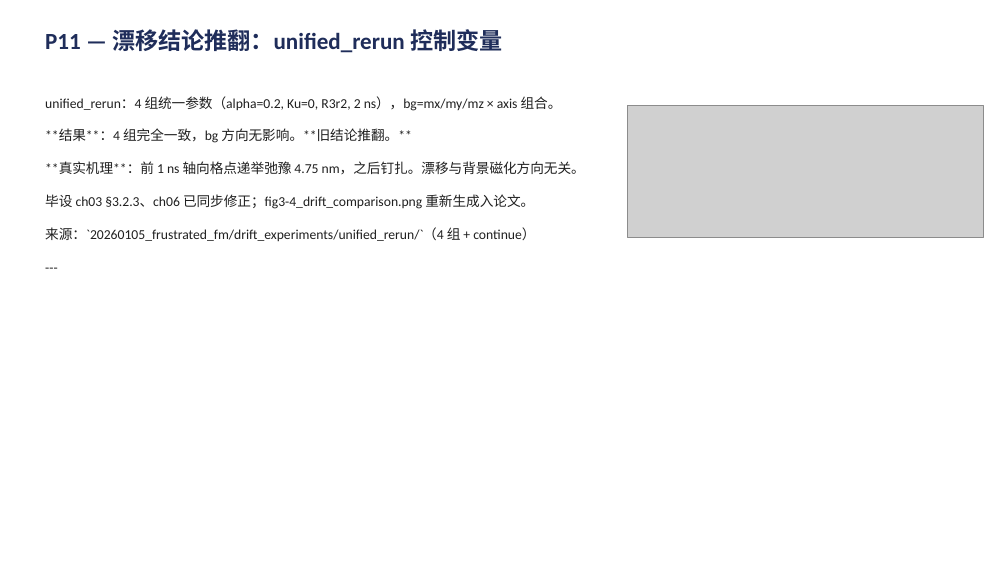
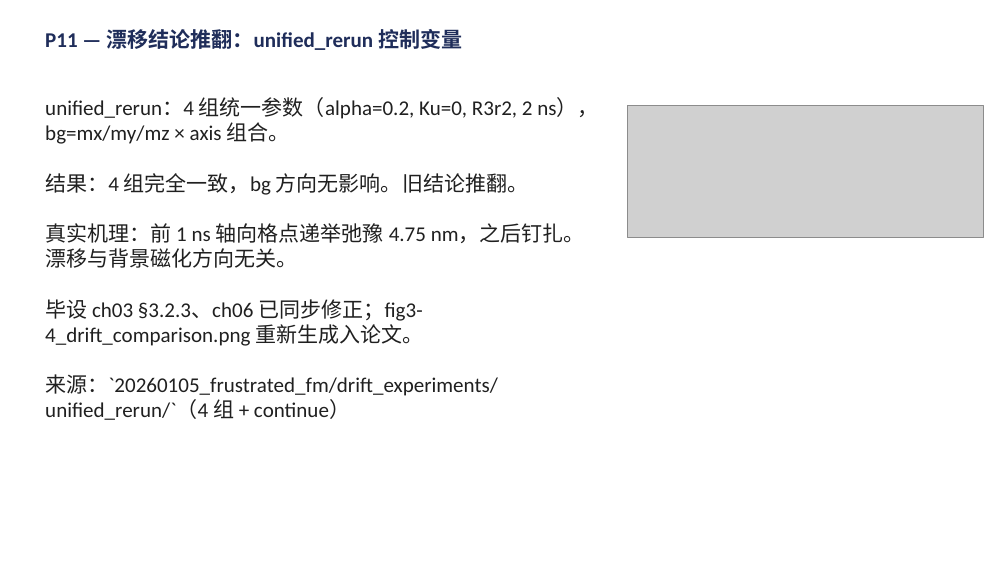
Before and after one commit to Wlybs/Hopfion, a slide deck: slide 11 of presentation/talk.pptx. Drawn at 1008x567 pixels with LibreOffice and Linux fonts; fonts in the diff are those of the drawing; grey boxes stand for pictures. Boxes give left, top, right and bottom in pixels: in the first picture for what was removed or moved away, otherwise in the second. Text is boxed around its words. In the diff, an @@ line names an element or a change of style, - is before the commit and + after.

Commit message:
fix(presentation): all text 20pt, strip --- and ** markers

```diff
--- a/presentation/talk.pptx
+++ b/presentation/talk.pptx
@@ text "P11 — 漂移结论推翻：unified_rerun 控制变量" at box(45, 26, 462, 52): size 22 to 20 pt @@
@@ text at box(45, 97, 599, 420): paragraph removed @@
----
@@ text at box(45, 97, 599, 420): size 13 to 20 pt in "unified_rerun：4 组统一参数（alpha=0.2, Ku=0, R3r2, 2 ns），bg=mx/my/ ...", "毕设 ch03 §3.2.3、ch06 已同步修正；fig3-4_drift_comparison.png 重新生成入论 ...", "来源：`20260105_frustrated_fm/drift_experiments/unified_rerun/` ..." @@
@@ text at box(45, 173, 585, 268): text changed; size 13 to 20 pt @@
-**结果**：4 组完全一致，bg 方向无影响。**旧结论推翻。**
-**真实机理**：前 1 ns 轴向格点递举弛豫 4.75 nm，之后钉扎。漂移与背景磁化方向无关。
+结果：4 组完全一致，bg 方向无影响。旧结论推翻。
+真实机理：前 1 ns 轴向格点递举弛豫 4.75 nm，之后钉扎。漂移与背景磁化方向无关。
```
Also in this commit, not shown: 28 other slides changed, 1 other file.
